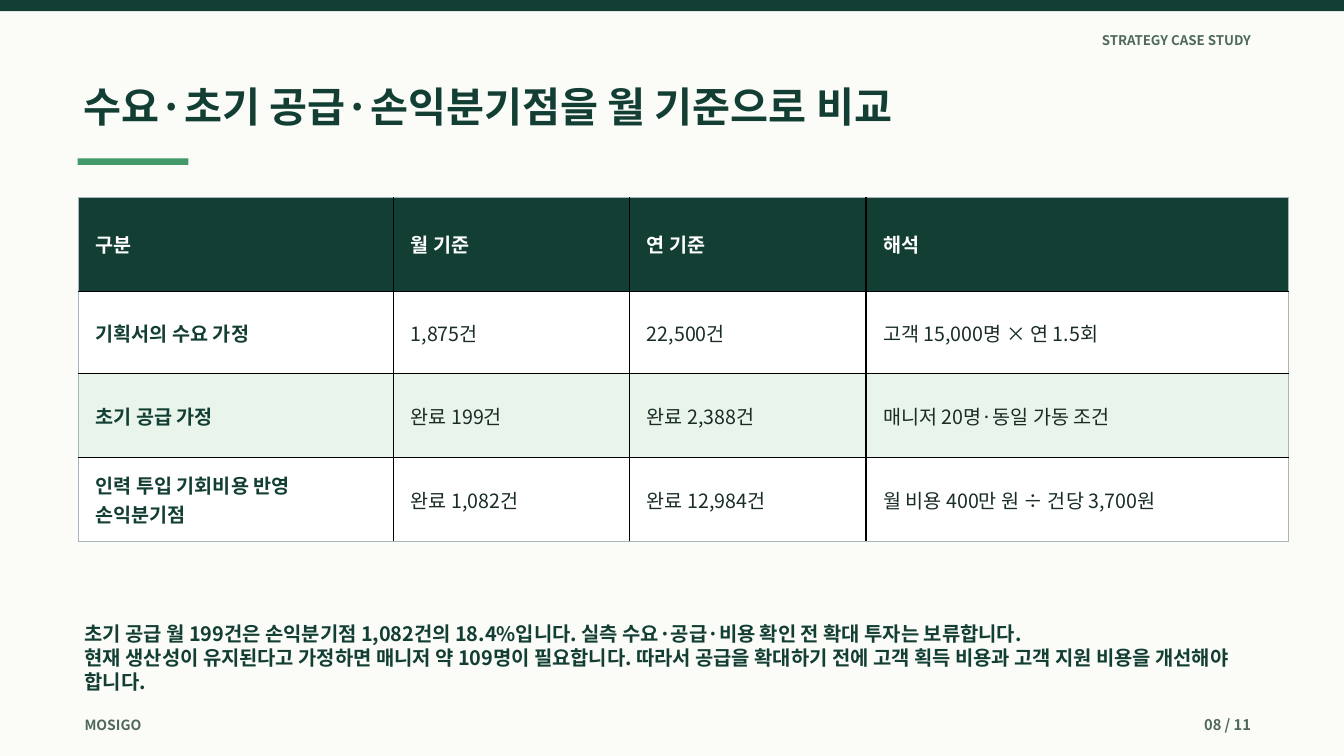
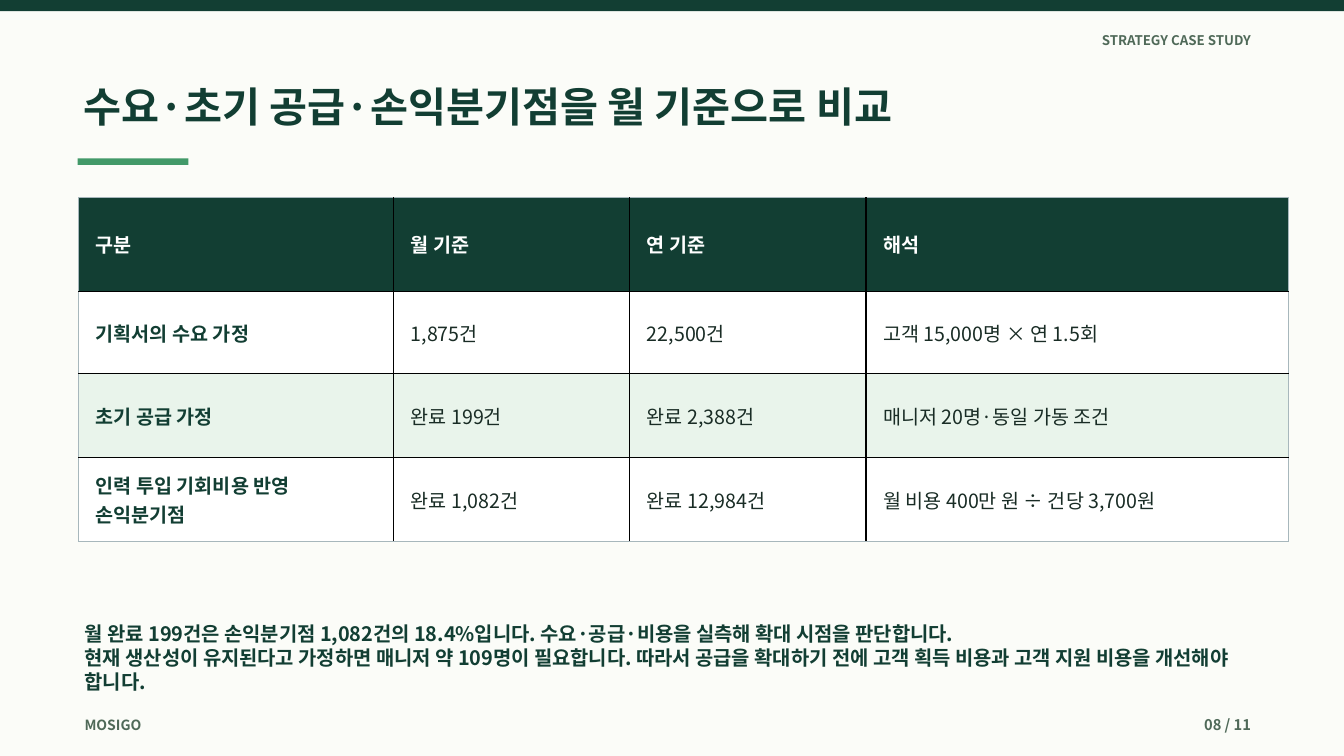
Before and after one commit to dohyunkimmm/mosigo-case-study, a slide deck: slide 8 of downloads/mosigo_report.pptx. Drawn at 1344x756 pixels with LibreOffice and Linux fonts; fonts in the diff are those of the drawing. Boxes give left, top, right and bottom in pixels: in the first picture for what was removed or moved away, otherwise in the second. Text is boxed around its words. In the diff, an @@ line names an element or a change of style, - is before the commit and + after.

```diff
--- a/downloads/mosigo_report.pptx
+++ b/downloads/mosigo_report.pptx
@@ text at <box>85,620,954,647</box>: text changed @@
-초기 공급 월 199건은 손익분기점 1,082건의 18.4%입니다. 실측 수요·공급·비용 확인 전 확대 투자는 보류합니다.
+월 완료 199건은 손익분기점 1,082건의 18.4%입니다. 수요·공급·비용을 실측해 확대 시점을 판단합니다.
```
Also in this commit, not shown: 2 other slides changed, 7 other files.
